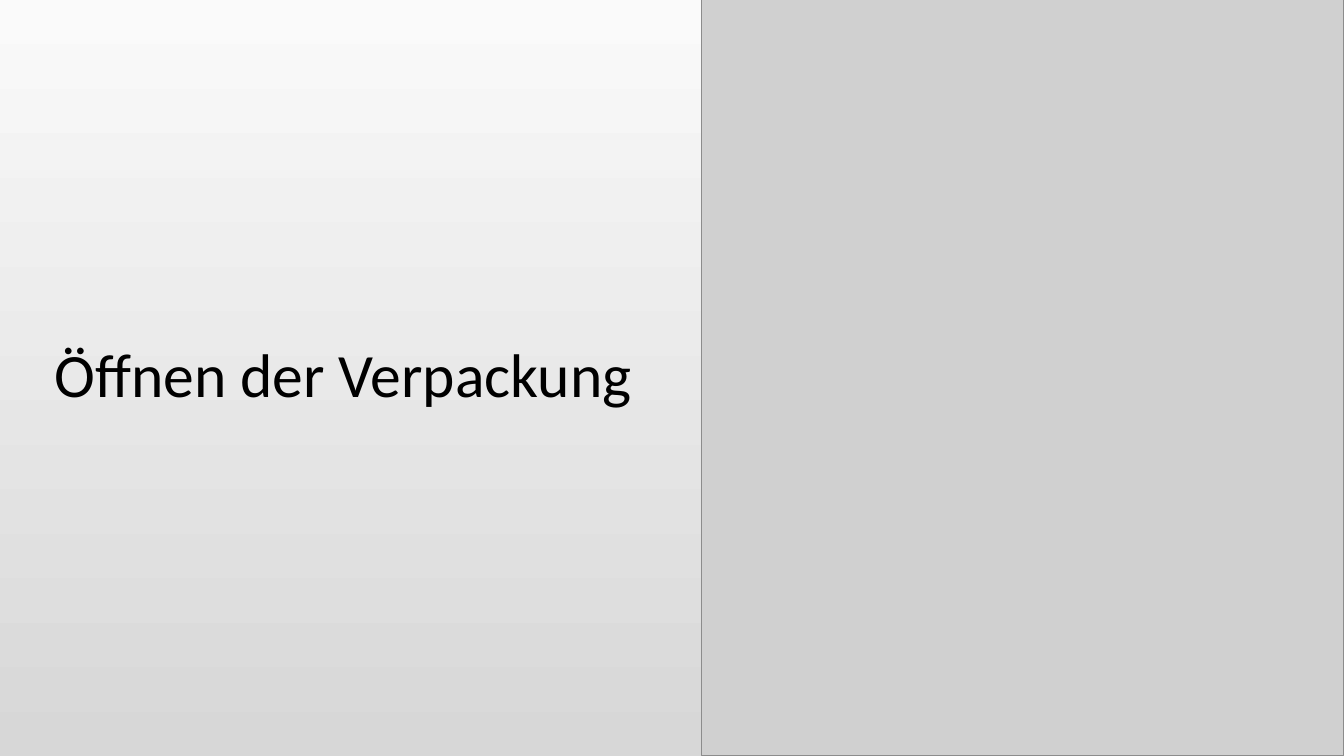
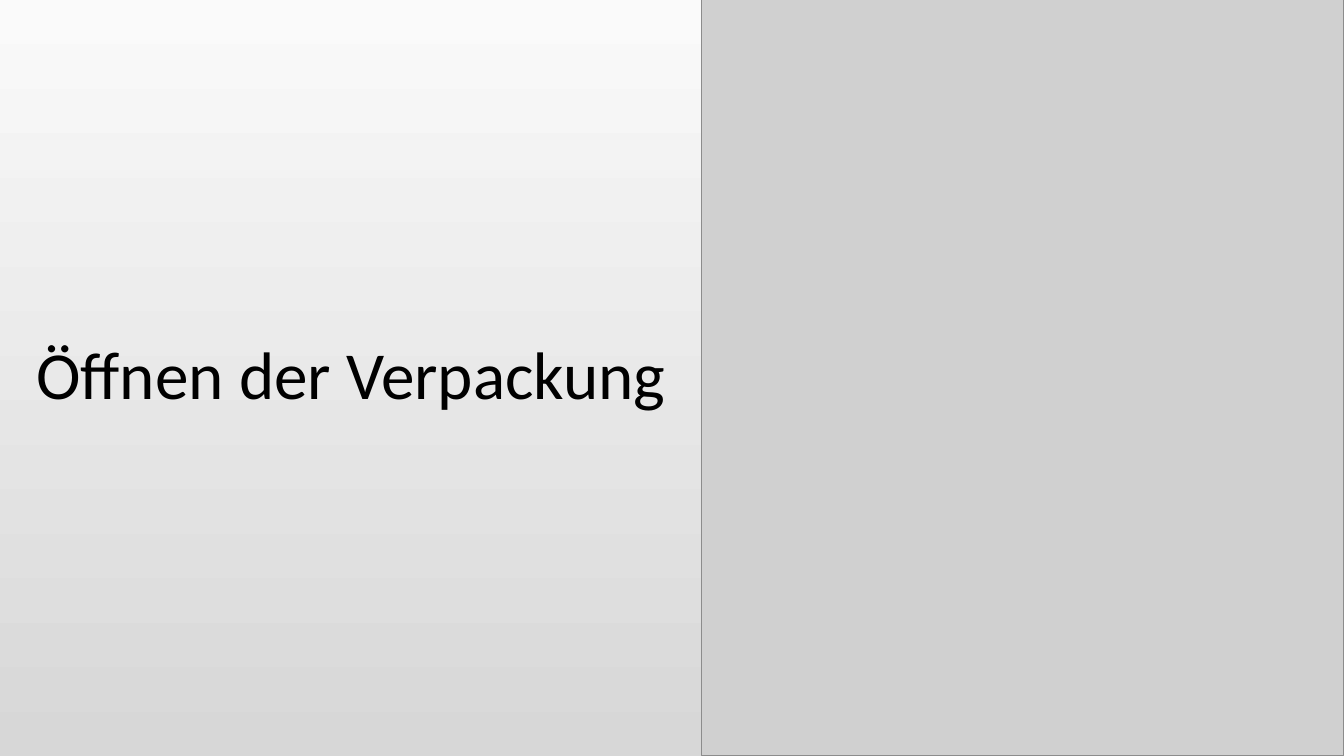
Before and after one commit to Katzenfuetterungsanlage/fuettr_prototype, a slide deck: slide 5 of Diplomarbeit/Powerpoint/Pichler.odp (slide 4 before the commit). Drawn at 1344x756 pixels with LibreOffice and Linux fonts; fonts in the diff are those of the drawing; grey boxes stand for pictures. Boxes give left, top, right and bottom in pixels: in the first picture for what was removed or moved away, otherwise in the second. Text is boxed around its words. In the diff, an @@ line names an element or a change of style, - is before the commit and + after.

```diff
--- a/Diplomarbeit/Powerpoint/Pichler.odp
+++ b/Diplomarbeit/Powerpoint/Pichler.odp
@@ title "Öffnen der Verpackung": place and size @@
-title "Öffnen der Verpackung" at bbox=[55, 347, 632, 408]
+title "Öffnen der Verpackung" at bbox=[36, 345, 665, 411]
@@ title "Öffnen der Verpackung" at bbox=[36, 345, 665, 411]: size 44 to 48 pt @@
```
Also in this commit, not shown: 3 other slides changed, 1 slide added.
